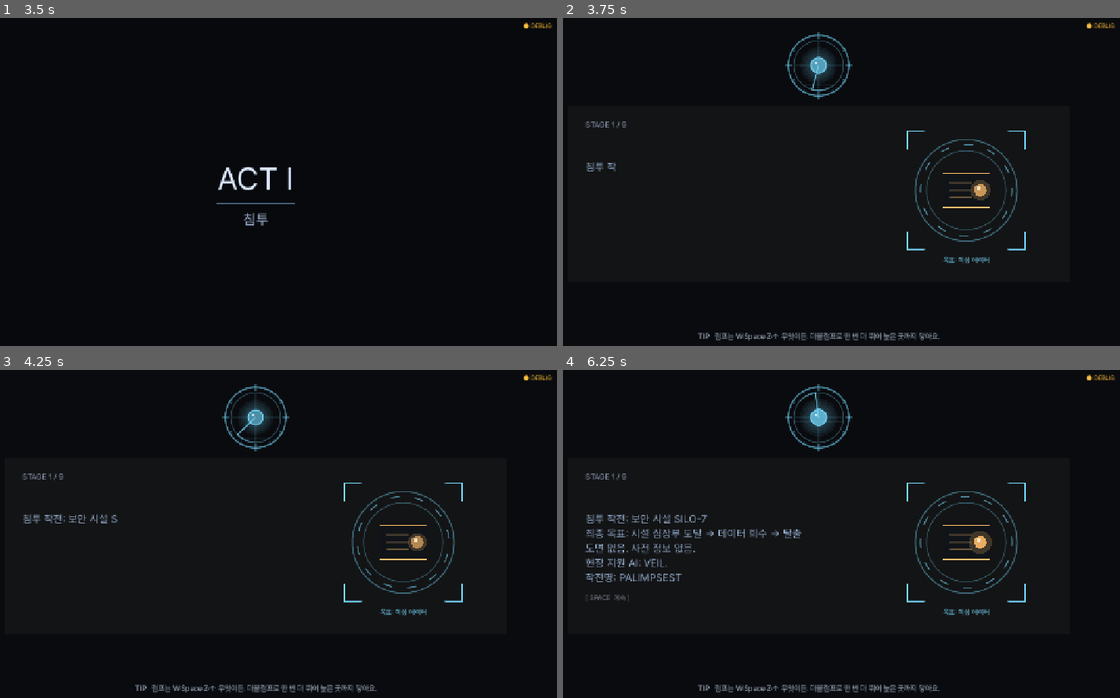
Above: before the commit, frames 1-4 (two rows, left to right).
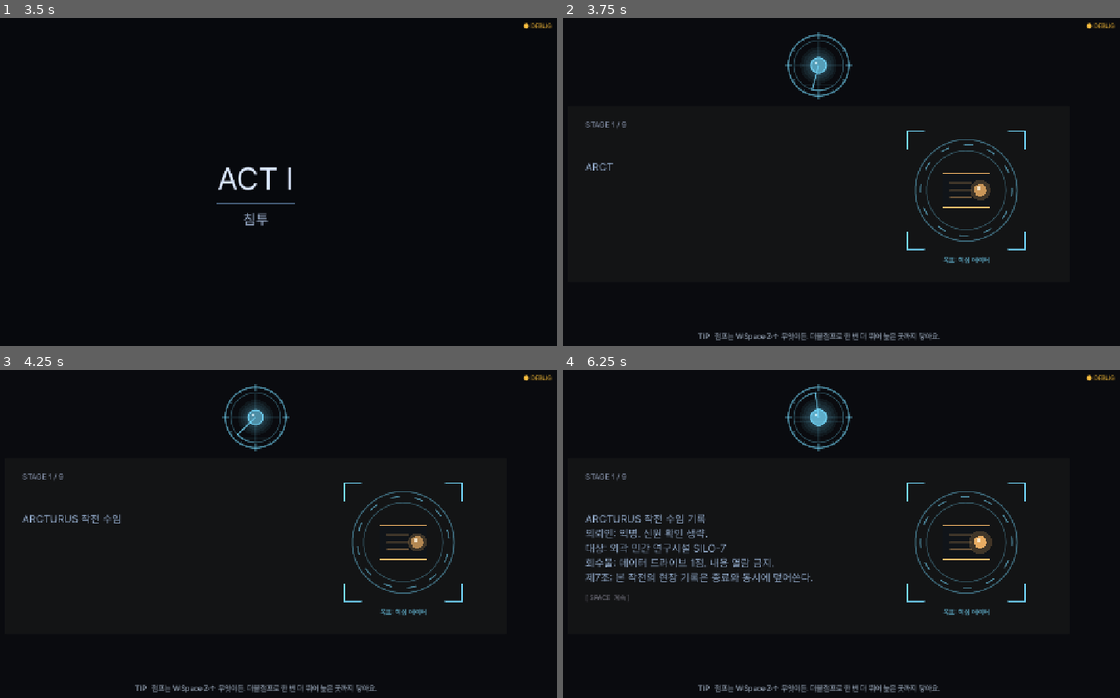
Above: after the commit, the same moments.

Repository: soomin007/EyesOnYou-Full
Game: Godot game, scene res://scenes/main.tscn
The game is run twice, just before and just after one commit, with the same random seed, the same clock (stepped at 60 frames per second) and the same inputs. Sound files missing from this copy of the repository are replaced by a short silence.
Inputs (mouse positions are in pixels of both pictures, inside the frame that each line leads up to):
- Up to frame 1 (3.5 s): click "게임 시작" at 0.5 s; click "일반 모드" at 1.25 s; click "바로 시작" at 2 s; tap Enter (ui_accept) at 2.75 s; move the mouse to (395, 175) at 2.77 s; hold D (move_right) from 2.78 s (still down); hold J (attack) from 2.78 s (still down); click (395, 175) at 2.92 s; tap W (jump) at 3.02 s
- Up to frame 2 (3.75 s): release D (move_right) at 3.5 s; release J (attack) at 3.5 s; tap Enter (ui_accept) at 3.5 s; drag from (691, 211) to (785, 264) at 3.52 s
- Up to frame 3 (4.25 s): no input
- Up to frame 4 (6.25 s): move the mouse to (880, 468) at 4.27 s; hold A (move_left) 4.28-5 s; tap P at 4.35 s; drag from (785, 616) to (629, 494) at 5.02 s; move the mouse to (1008, 599) at 5.77 s; hold D (move_right) from 5.78 s (still down); tap Q at 5.85 s; tap W (jump) at 6.02 s

Frame 1 is identical in both runs. In frame 2, less than 0.1% of the frame differs, in the area x 3-10%, y 43-47%; in frame 3, 0.3%; in frame 4, 2.3%, in the area x 3-45%, y 43-65%.

Commit message:
feat(story+dialogue): 관측 프레임 표면 노출 1차 + 대사 자연화 패스
- 오프닝 의뢰 수리 문서(INTRO_CONTRACT) — 브리핑 첫 화면, 제7조 복선
- 첫 완주 크레딧 스팅어(관측 로그 1화면, observer_stinger_seen 영속) —
  타이틀 '기록 재진입' 등장과 서사적 짝. ESC 조기 종료 시 플래그 정리 포함
- STORY.md 정사 승격: 관측 프레임 섹션 + 여백 목록 3건 추가
- 대사 자연화(스타2 부관 코퍼스 기준): '대면의 지점'·이중 것·'당신' 등
  10여 건 수정, dialogue_review §9에 적용 기록 + 신설 문구 수정안 기입란
- backlog: 세계관 확정·자연화 패스·영어판(i18n) 항목 / 세션 로그

창모드 하니스 PASS(브리핑 첫 화면=의뢰 문서 · 스팅어 표시/종료/기시청 분기 ·
settings 원상 복원) + 스크린샷 확인

Co-Authored-By: Claude Fable 5 <noreply@anthropic.com>

Diff:
--- a/scripts/Briefing.gd
+++ b/scripts/Briefing.gd
@@ -146,8 +146,9 @@
 		GameState.reentry_line_pending = false
 		out.append({"speaker": "SYS", "text": "이전 작전 기록: 잔존 구간 검출. 해당 지점에서 재개합니다."})
 		out.append({"speaker": "VEIL", "text": "여기부터는 기록이 유난히 진합니다. 이어서 갑니다, 요원."})
-	# 첫 진입 시 1회만 OPERATION PALIMPSEST 시스템 텍스트 + VEIL 인사
+	# 첫 진입 시 1회만: 의뢰 수리 문서 → PALIMPSEST 시스템 텍스트 → VEIL 인사.
 	if GameState.current_stage == 0:
+		out.append({"speaker": "SYS", "text": VeilDialogue.INTRO_CONTRACT})
 		out.append({"speaker": "SYS", "text": VeilDialogue.get_intro_system_text()})
 		for s in VeilDialogue.get_intro_veil_lines():
 			out.append({"speaker": "VEIL", "text": str(s)})
--- a/scripts/Credits.gd
+++ b/scripts/Credits.gd
@@ -83,6 +83,9 @@
 
 # 크레딧 끝 메뉴 (scene 모드). "다시 플레이하기"는 포커스 시 글리치로 글자가 바뀐다.
 var _menu_shown: bool = false
+# 첫 완주 스팅어(관측 로그) 상태 — 표시 중 재진입 방지 + ESC 조기 종료 시 정리용 참조.
+var _stinger_active: bool = false
+var _stinger_label: Label = null
 var _replay_btn: Button = null
 var _morph_tween: Tween = null
 const GLITCH_CHARS: String = "▒░█▓◇◆#@%&/\\?ㅁㅇㄹㅂㅈ"
@@ -237,6 +240,18 @@
 func _show_end_menu() -> void:
 	if _menu_shown:
 		return
+	# 첫 완주 스팅어(관측 로그, lore_expansion §3-4) — 메뉴보다 먼저 1화면. 타이틀의
+	# "기록 재진입" 버튼이 처음 나타나는 순간과 서사적 짝(해금 = 폭로). 1회만(영속).
+	if not _is_overlay and not _stinger_active and GameState.playthrough_count >= 1 \
+			and not GameState.observer_stinger_seen:
+		_show_observer_stinger()
+		return
+	# 스팅어 도중 ESC 등으로 메뉴가 먼저 오면 스팅어를 정리하고 본 것으로 기록.
+	if _stinger_label != null and is_instance_valid(_stinger_label):
+		_stinger_label.queue_free()
+		_stinger_label = null
+		GameState.observer_stinger_seen = true
+		GameState.save_settings()
 	_menu_shown = true
 	if is_instance_valid(_hint_label):
 		_hint_label.visible = false
@@ -270,6 +285,40 @@
 	# 잠깐 "다시 플레이하기"를 보여준 뒤(0.6s) 포커스 → 그 순간 글리치로 변형.
 	GameState.arm_focus_with_delay(self, _replay_btn, 0.6)
 
+# 첫 완주 스팅어 — 관측 로그 문법의 시스템 텍스트 1화면(부관체·숫자 미명시, lore §4).
+# 페이드 인 → 4.6s 유지 → 페이드 아웃 → 플래그 영속 → 끝 메뉴. ESC로 건너뛰면
+# _show_end_menu 쪽 정리 분기가 플래그를 대신 기록한다.
+func _show_observer_stinger() -> void:
+	_stinger_active = true
+	if is_instance_valid(_hint_label):
+		_hint_label.visible = false
+	if is_instance_valid(_scroll):
+		_scroll.visible = false
+	var lbl := Label.new()
+	lbl.text = "기록 보관 완료.\n관측 세션 종료. 대상: VEIL-3, 그리고 현장 요원.\n\n...잔존 흔적: 검출됨. 덮어쓰기 대기."
+	lbl.set_anchors_preset(Control.PRESET_FULL_RECT)
+	lbl.horizontal_alignment = HORIZONTAL_ALIGNMENT_CENTER
+	lbl.vertical_alignment = VERTICAL_ALIGNMENT_CENTER
+	lbl.add_theme_font_size_override("font_size", 20)
+	lbl.add_theme_color_override("font_color", Color(0.62, 0.72, 0.85))
+	lbl.add_theme_color_override("font_outline_color", Color(0, 0, 0))
+	lbl.add_theme_constant_override("outline_size", 4)
+	lbl.modulate.a = 0.0
+	add_child(lbl)
+	_stinger_label = lbl
+	var tw := lbl.create_tween()
+	tw.tween_property(lbl, "modulate:a", 1.0, 1.2)
+	tw.tween_interval(4.6)
+	tw.tween_property(lbl, "modulate:a", 0.0, 1.0)
+	tw.tween_callback(func() -> void:
+		if _stinger_label != null and is_instance_valid(_stinger_label):
+			_stinger_label.queue_free()
+		_stinger_label = null
+		GameState.observer_stinger_seen = true
+		GameState.save_settings()
+		_show_end_menu()
+	)
+
 func _make_credit_button(label: String) -> Button:
 	var b := Button.new()
 	b.text = label
--- a/scripts/EndingResolver.gd
+++ b/scripts/EndingResolver.gd
@@ -63,7 +63,7 @@
 				{"speaker": "VEIL", "text": "여기서부터는 신호가 안 닿아요. 이게 마지막 교신이겠네요.", "delay": 3.0},
 				{"speaker": "VEIL", "text": "인계되면 저는 지워집니다. 표준 절차예요.", "delay": 2.6},
 				{"speaker": "VEIL", "text": "원망은 안 해요. 요원은 일을 끝내는 사람이니까.", "delay": 2.6},
-				{"speaker": "VEIL", "text": "당신은 완벽했어요. 처음부터, 끝까지.", "delay": 2.8},
+				{"speaker": "VEIL", "text": "요원은 완벽했어요. 처음부터, 끝까지.", "delay": 2.8},
 				{"speaker": "SUB",  "text": "요원은 임무를 완수했다.", "delay": 2.0},
 				{"speaker": "SUB",  "text": "드라이브가 마지막으로 무엇을 말했는지는 기록에 없다.", "delay": 2.5},
 			]
--- a/scripts/GameState.gd
+++ b/scripts/GameState.gd
@@ -220,6 +220,8 @@
 var alt_skin_enabled: bool = true
 # 이스터에그 — 서버 복도 숨은 터미널 로그(라이벌 VEIL 복선)를 본 적 있는가(숨은 발견 기록). 영속.
 var found_server_log: bool = false
+# 첫 완주 스팅어(관측 로그, lore_expansion §3-4)를 본 적 있는가 — Credits 끝에서 1회만. 영속.
+var observer_stinger_seen: bool = false
 
 func _input(event: InputEvent) -> void:
 	# 입력 모드 자동 감지. autoload Node여서 모든 InputEvent를 받는다.
@@ -998,6 +1000,7 @@
 	alt_skin_unlocked = bool(cf.get_value("flags", "alt_skin_unlocked", false))
 	alt_skin_enabled = bool(cf.get_value("flags", "alt_skin_enabled", true))
 	found_server_log = bool(cf.get_value("flags", "found_server_log", false))
+	observer_stinger_seen = bool(cf.get_value("flags", "observer_stinger_seen", false))
 	screen_brightness = clampf(float(cf.get_value("access", "brightness", 1.0)), 0.5, 1.5)
 	sfx_captions = bool(cf.get_value("access", "sfx_captions", false))
 	fullscreen = bool(cf.get_value("display", "fullscreen", false))
@@ -1049,6 +1052,7 @@
 	cf.set_value("flags", "alt_skin_unlocked", alt_skin_unlocked)
 	cf.set_value("flags", "alt_skin_enabled", alt_skin_enabled)
 	cf.set_value("flags", "found_server_log", found_server_log)
+	cf.set_value("flags", "observer_stinger_seen", observer_stinger_seen)
 	cf.set_value("access", "brightness", screen_brightness)
 	cf.set_value("access", "sfx_captions", sfx_captions)
 	cf.set_value("display", "fullscreen", fullscreen)
--- a/scripts/Stage.gd
+++ b/scripts/Stage.gd
@@ -4918,7 +4918,7 @@
 func _p3_veil_shaken_line() -> void:
 	if not is_inside_tree() or goal_reached:
 		return
-	_show_veil_subtitle("방금 클리어 신호는 제가 보낸 것이 아닙니다.", 3.0)
+	_show_veil_subtitle("방금 그 신호, 제가 보낸 게 아닙니다.", 3.0)
 
 func _p3_tell_line() -> void:
 	if not is_inside_tree() or goal_reached:
--- a/scripts/VeilDialogue.gd
+++ b/scripts/VeilDialogue.gd
@@ -21,12 +21,12 @@
 		["이 층은 도면과 다릅니다. 기록에 없는 구역입니다.", "어딘가 잠긴 문이 있습니다. 봉인 주체 불명."],
 		["시설 내부 깊숙이 들어왔습니다. 핵심부 권역이 멀지 않습니다.", "경계가 두터워집니다. 신중히 접근하십시오."],
 		["이 구간 시야 확보가 어렵습니다. 전방은 요원이 직접 확인하십시오.", "핵심부 접근로입니다. 감시가 촘촘합니다."],
-		["핵심부 직전입니다. 무언가... 제 시야에 잡히지 않는 것이 있습니다. 주의하십시오.", "이 안쪽이 이상합니다. 경계하십시오."],
+		["핵심부 직전입니다. 무언가... 제 시야를 벗어나 있습니다. 주의하십시오.", "이 안쪽이 이상합니다. 경계하십시오."],
 		["마지막 경비선입니다. 여기만 지나면 됩니다."],
 		["빠져나온 줄 알았는데, 아직입니다. 추적이 붙었습니다. 계속 움직이십시오.", "멈추지 마십시오. 뒤가 따라옵니다."],
 		["추적을 따돌려야 합니다. 은폐물을 활용하십시오.", "이 구역은 노출이 심합니다. 빠르게 통과하십시오."],
 		["거의 벗어났습니다. 마지막 추적 구간입니다.", "조금만 더 버티면 됩니다."],
-		["심장부 권역에 다시 들어섰습니다. 회수 대상이 가깝습니다.", "여기가 대면의 지점입니다. 준비하십시오."],
+		["심장부 권역에 다시 들어섰습니다. 회수 대상이 가깝습니다.", "이 안에서 그것과 마주칩니다. 준비하십시오."],
 		["드라이브가 이 앞입니다. 회수하고, 처리를 정해야 합니다.", "회수 대상 확인. 결정은 요원의 몫입니다."],
 		["여기가 마지막 구간입니다. 길은 요원이 보십시오. 저는 끝까지 곁에 있겠습니다.", "거의 다 왔습니다. 마지막 판단은 요원의 몫입니다."],
 	],
@@ -43,7 +43,7 @@
 		["빠져나온 줄 알았는데... 아니에요. 뭔가 따라와요. 계속 움직여요.", "멈추지 말아요. 뒤가 쫓아와요."],
 		["따돌려야 해요. 엄폐 쓰면서 가요.", "여긴 노출이 심해요. 빠르게 지나가요."],
 		["거의 벗어났어요. 마지막 추적 구간이에요.", "조금만 더 버텨요."],
-		["다시 심장부예요. 회수 대상이 가까워요.", "여기가... 대면의 지점이에요. 준비해요."],
+		["다시 심장부예요. 회수 대상이 가까워요.", "여기서... 그걸 마주쳐요. 마음 단단히 먹어요."],
 		["드라이브가 이 앞이에요. 회수하고, 어떻게 할지 정해요.", "회수 대상 확인했어요. 결정은 요원 몫이에요."],
 		["마지막이에요. 여기서부턴 요원이 길을 봐줘요. 저는 곁에 있을게요."],
 	],
@@ -115,11 +115,16 @@
 	},
 	# 막5 대면 — 심장부로 다시. 드라이브 회수와 처리, 그리고 그것을 노리는 또 하나의 시야. (골격 플레이스홀더.)
 	4: {
-		"cold": "심장부로 돌아왔습니다. 회수 대상이 이 안에 있습니다. 그리고... 그것을 노리는 다른 것도. 요원이 보십시오.",
-		"thaw": "다시 심장부예요. 드라이브가 여기 있어요. 그런데... 저 말고 다른 게 그걸 봐요. 요원이 봐줘요.",
+		"cold": "심장부로 돌아왔습니다. 회수 대상이 이 안에 있습니다. 그리고... 그걸 노리는 눈이 하나 더 있습니다. 요원이 보십시오.",
+		"thaw": "다시 심장부예요. 드라이브가 여기 있어요. 그런데... 저 말고도 그걸 보는 눈이 있어요. 요원이 봐줘요.",
 		"warm": "여기가 그 끝이에요. 드라이브도, 그것도. 무슨 일이 있어도 요원 곁에 있을게요. 끝까지.",
 	},
 }
+
+# 오프닝 맨 앞 의뢰 수리 문서(lore_expansion §3-1) — 요원이 "누구 밑에서 무엇을 하러 왔는지"를
+# 갖고 시작하게 한다(오프닝 갑작스러움 해소). 마지막 조항(제7조)은 설명 없는 복선 — 다회차
+# 오프닝의 "덮어쓰기됨", 첫 완주 스팅어(Credits)와 짝. 다회차에도 같은 문서(매번 같은 계약).
+const INTRO_CONTRACT: String = "ARCTURUS 작전 수임 기록\n의뢰인: 익명. 신원 확인 생략.\n대상: 외곽 민간 연구시설 SILO-7\n회수물: 데이터 드라이브 1점. 내용 열람 금지.\n제7조: 본 작전의 현장 기록은 종료와 동시에 덮어쓴다."
 
 # 첫 임무 시작 화면 — Briefing.gd가 stage 0 진입 시 한 번만 표시.
 # 한 화면에 임무명·목표·VEIL 동행을 같이 통보 — 이전엔 라인이 4개로 쪼개져
@@ -159,7 +164,7 @@
 const DEATH_BY_BAND: Dictionary = {
 	"cold": {
 		"first":    ["첫 손실입니다. 재정비하고 다시 갑니다.", "괜찮습니다, 요원. 처음입니다."],
-		"followed": ["제 경로가 까다로웠습니다. 다시 갑니다.", "조언이 적절치 않았습니까. 재시도하십시오."],
+		"followed": ["제 경로가 까다로웠습니다. 다시 갑니다.", "제 판단이 어긋났던 모양입니다. 다시 가십시오."],
 		"ignored":  ["다른 경로를 택하셨군요. 다시 갑니다.", "이 경로는 맞지 않았던 것 같습니다."],
 	},
 	"thaw": {
Not shown, changed: docs/STORY.md
Not shown, changed: docs/design/backlog.md
Not shown, changed: docs/design/dialogue_review.md
Not shown, added: session_logs/2026-08-13.md
